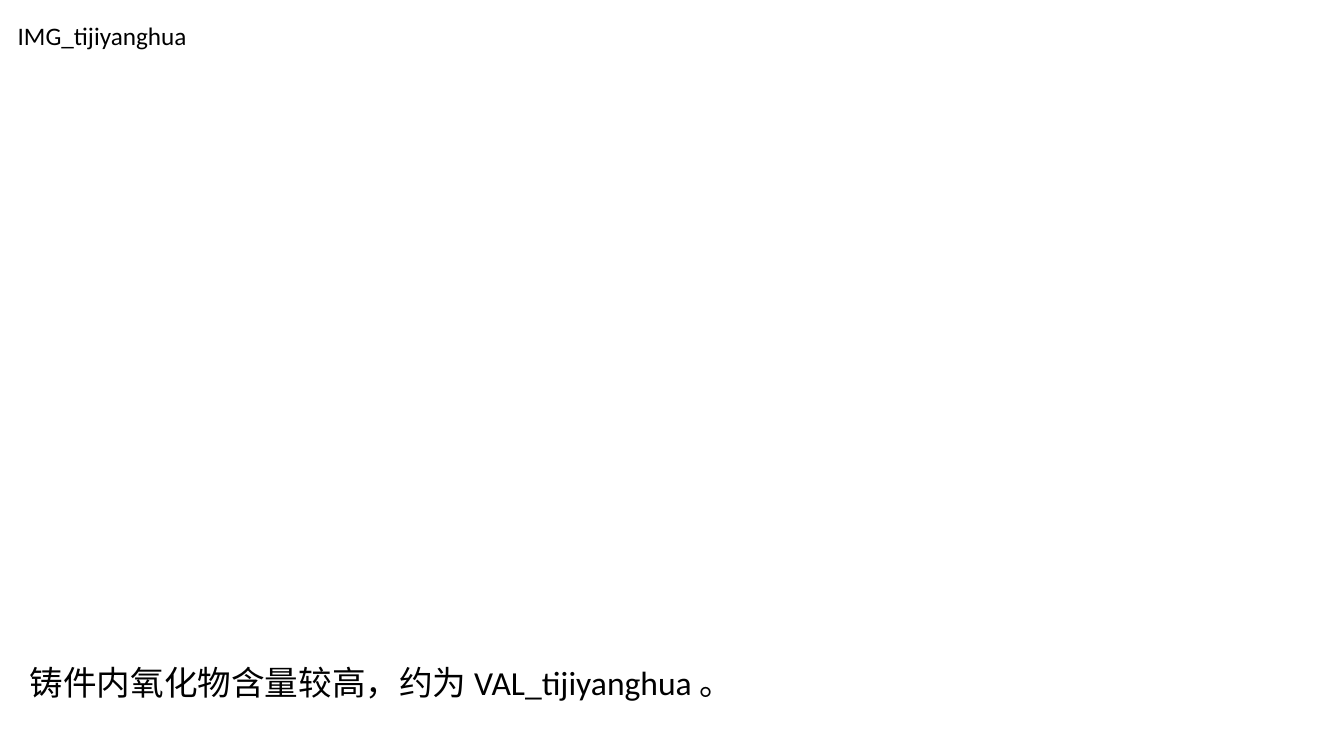
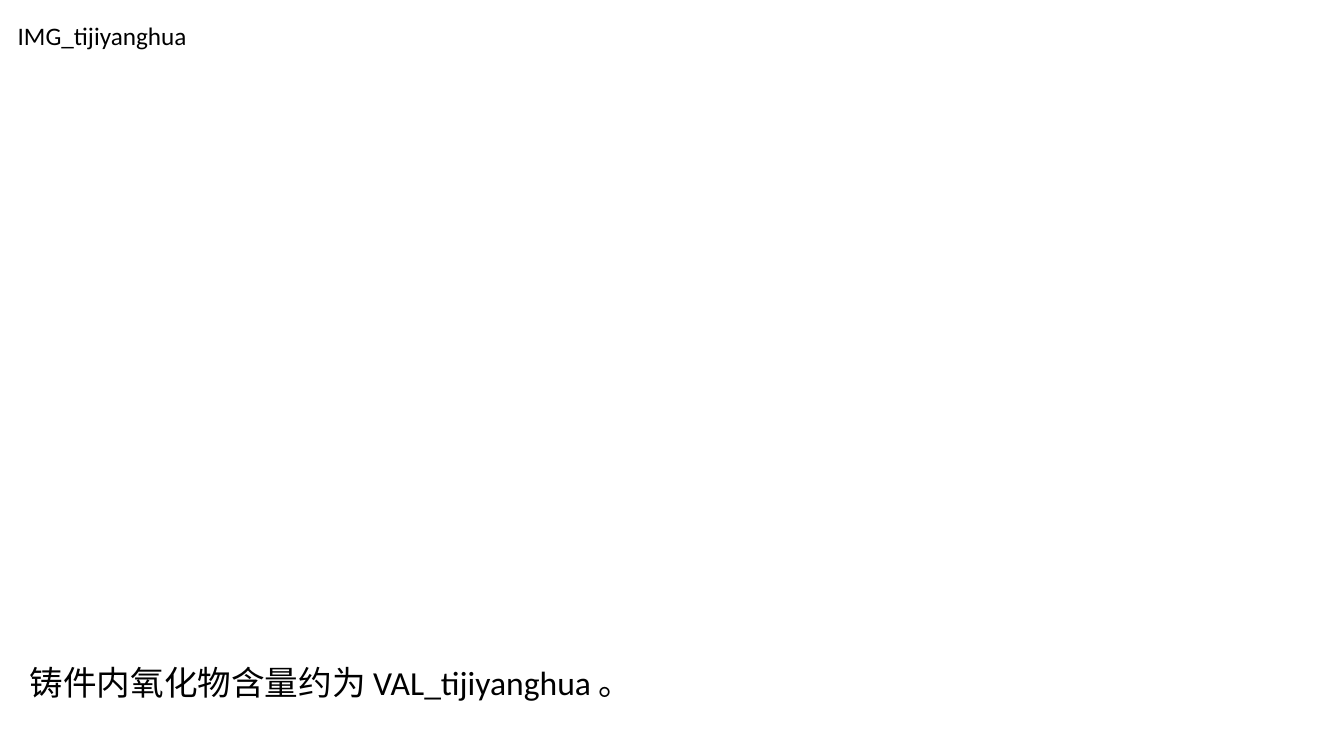
Before and after one commit to caomaowu/-----, a slide deck: slide 15 of 自动化模板4.pptx. Drawn at 1344x756 pixels with LibreOffice and Linux fonts; fonts in the diff are those of the drawing. Boxes give left, top, right and bottom in pixels: in the first picture for what was removed or moved away, otherwise in the second. Text is boxed around its words. In the diff, an @@ line names an element or a change of style, - is before the commit and + after.

```diff
--- a/自动化模板4.pptx
+++ b/自动化模板4.pptx
@@ text at (30, 666, 633, 701): text changed @@
-铸件内氧化物含量较高，约为 VAL_tijiyanghua 。
+铸件内氧化物含量约为 VAL_tijiyanghua 。
```
Also in this commit, not shown: 6 other slides changed, 4 other files.
